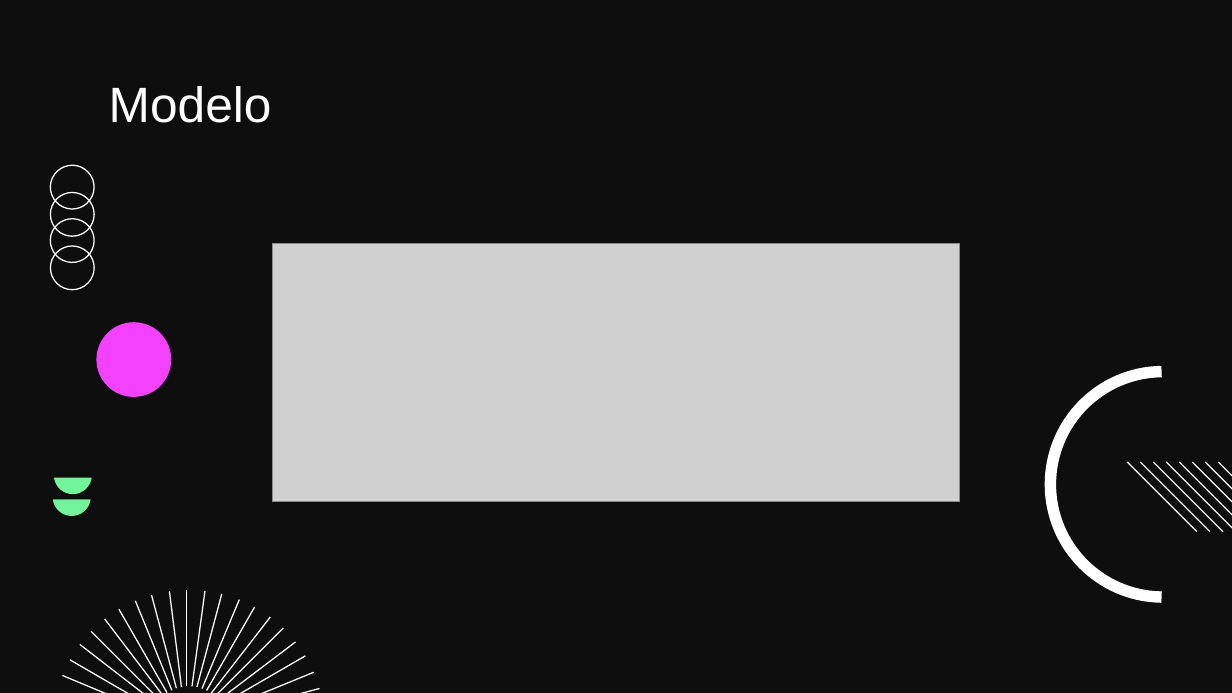
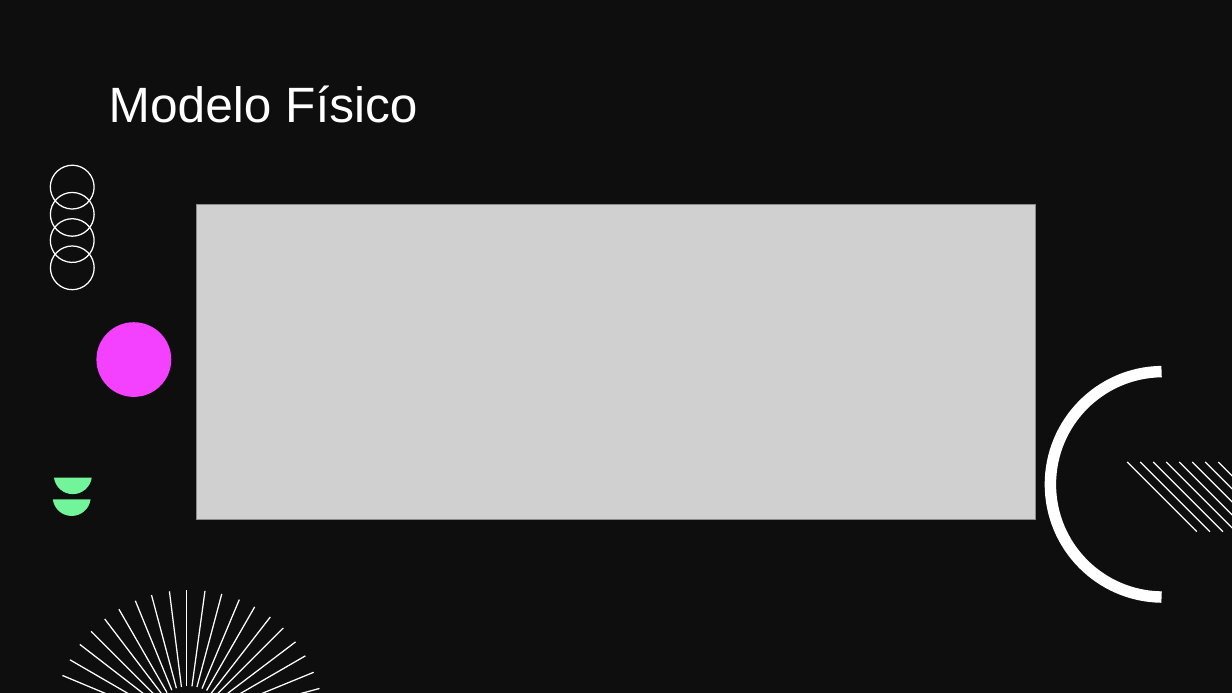
Before and after one commit to 178LaPata/BD_Project, a slide deck: slide 26 of Apresentacao.pptx (slide 24 before the commit). Drawn at 1232x693 pixels with LibreOffice and Linux fonts; fonts in the diff are those of the drawing; grey boxes stand for pictures; background and template pictures are left out. Boxes give left, top, right and bottom in pixels: in the first picture for what was removed or moved away, otherwise in the second. Text is boxed around its words. In the diff, an @@ line names an element or a change of style, - is before the commit and + after.

```diff
--- a/Apresentacao.pptx
+++ b/Apresentacao.pptx
@@ title at <box>109,85,417,123</box>: text changed @@
-Modelo
+Modelo Físico
@@ picture: place and size @@
-picture at <box>272,244,958,501</box>
+picture at <box>196,205,1035,520</box>
```
Also in this commit, not shown: 3 other slides changed, 12 slides added, 2 slides removed, 16 other files.
